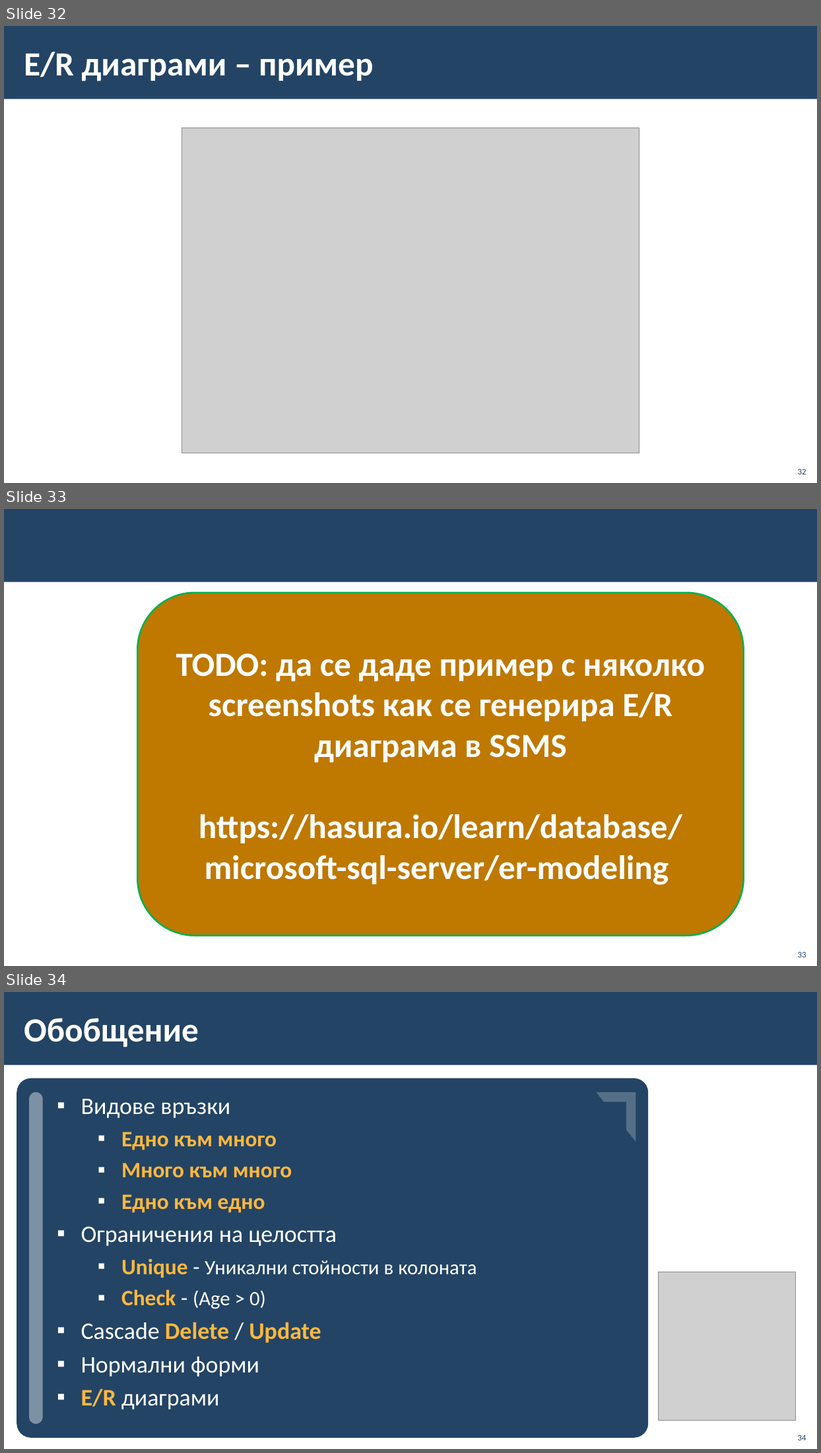
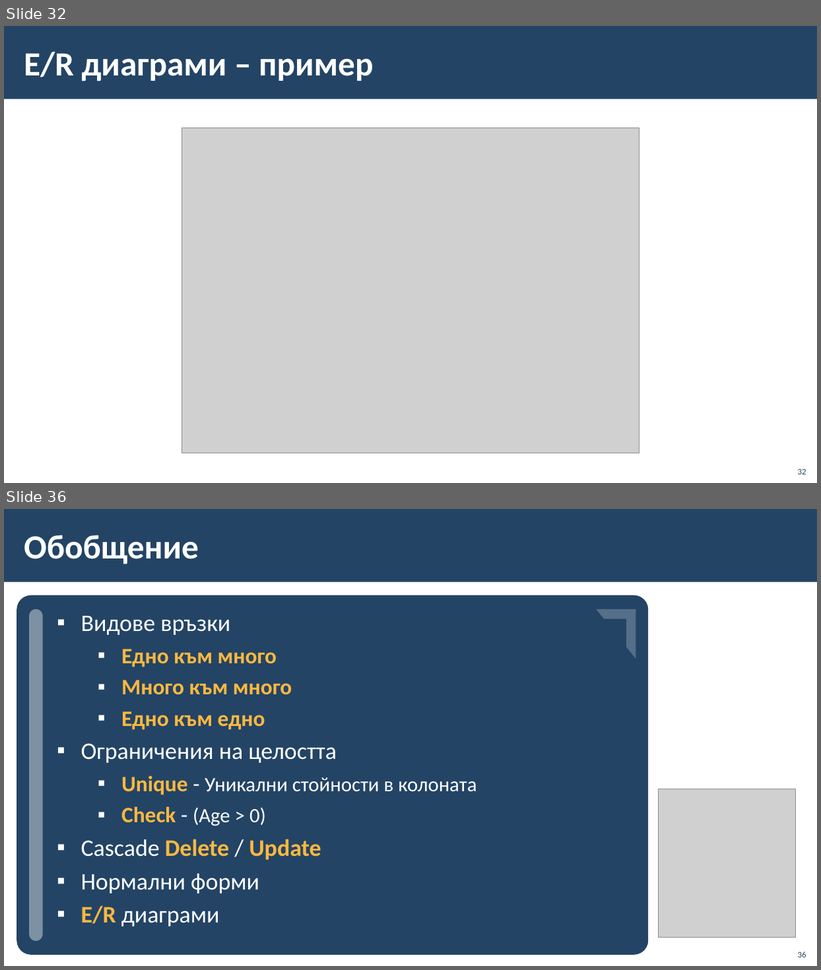
Before and after one commit to BG-IT-Edu/School-Programming, a slide deck: Courses/Software-Sciences/Module-3-Databases-New/07-Relationships-and-ER-Diagrams/07-Relationships-ER-Diagrams.pptx. Shown one above the other, each under a label of ours: slides 32, 33 and 34 before the commit, slides 32 and 36 after it; the slides between them are not shown. The pictures are 821x1453 and 821x970 pixels, drawn with LibreOffice and Linux fonts; fonts in the diff are those of the drawing; grey boxes stand for pictures; background and template pictures are left out. Boxes give left, top, right and bottom in pixels: in the first picture for what was removed or moved away, otherwise in the second. Text is boxed around its words. In the diff, an @@ line names an element or a change of style, - is before the commit and + after.

```diff
--- a/Courses/Software-Sciences/Module-3-Databases-New/07-Relationships-and-ER-Diagrams/07-Relationships-ER-Diagrams.pptx
+++ b/Courses/Software-Sciences/Module-3-Databases-New/07-Relationships-and-ER-Diagrams/07-Relationships-ER-Diagrams.pptx
@@ slide 33 removed at (x1=4, y1=509, x2=817, y2=966), background #FFFFFF; not listed: 1 template element that a slide beside it also shows @@
@@ rounded rectangle removed at (x1=137, y1=593, x2=744, y2=936) @@
-TODO: да се даде пример с няколко screenshots как се генерира E/R диаграма в SSMS
-https://hasura.io/learn/database/microsoft-sql-server/er-modeling
@@ page number removed at (x1=798, y1=952, x2=807, y2=958) @@
-33
@@ what was slide 34 is now slide 36 @@
@@ page number at (x1=798, y1=952, x2=807, y2=958): text changed @@
-34
+36
```
Also in this commit, not shown: 4 slides added, 1 other slide removed.
